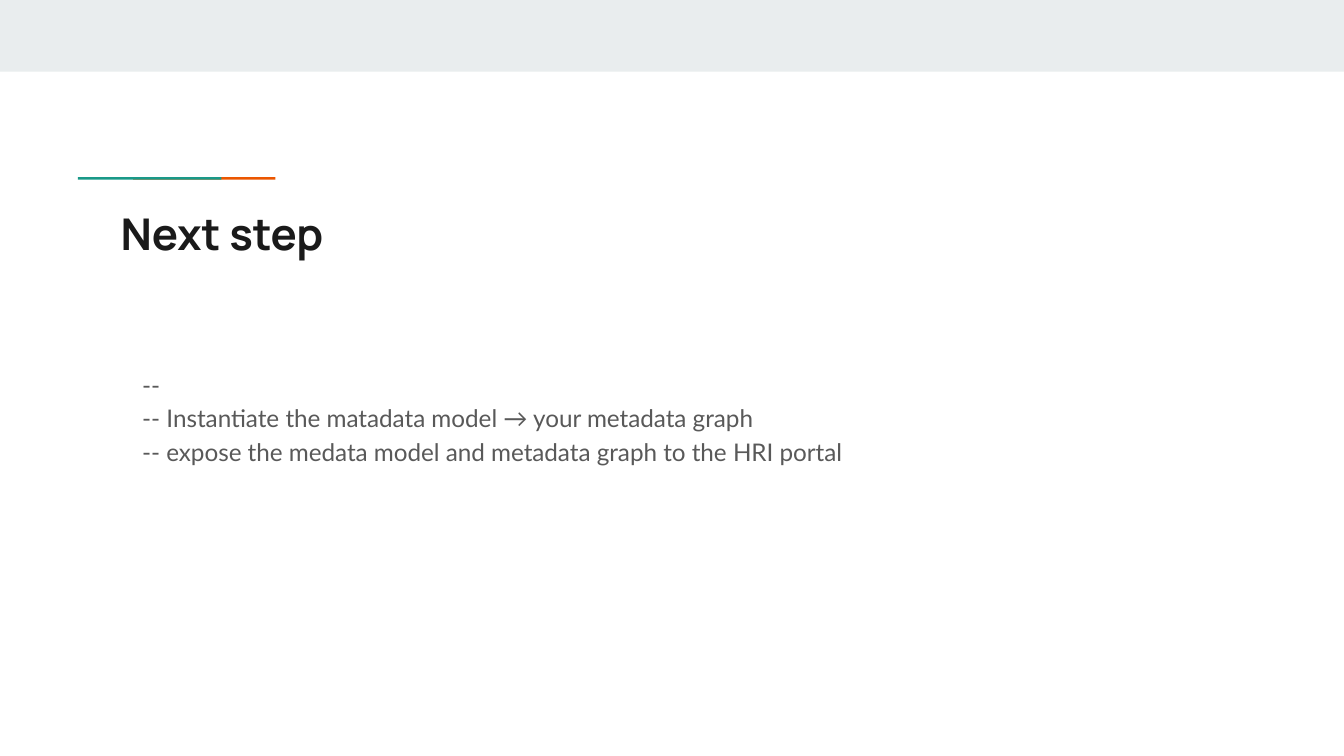
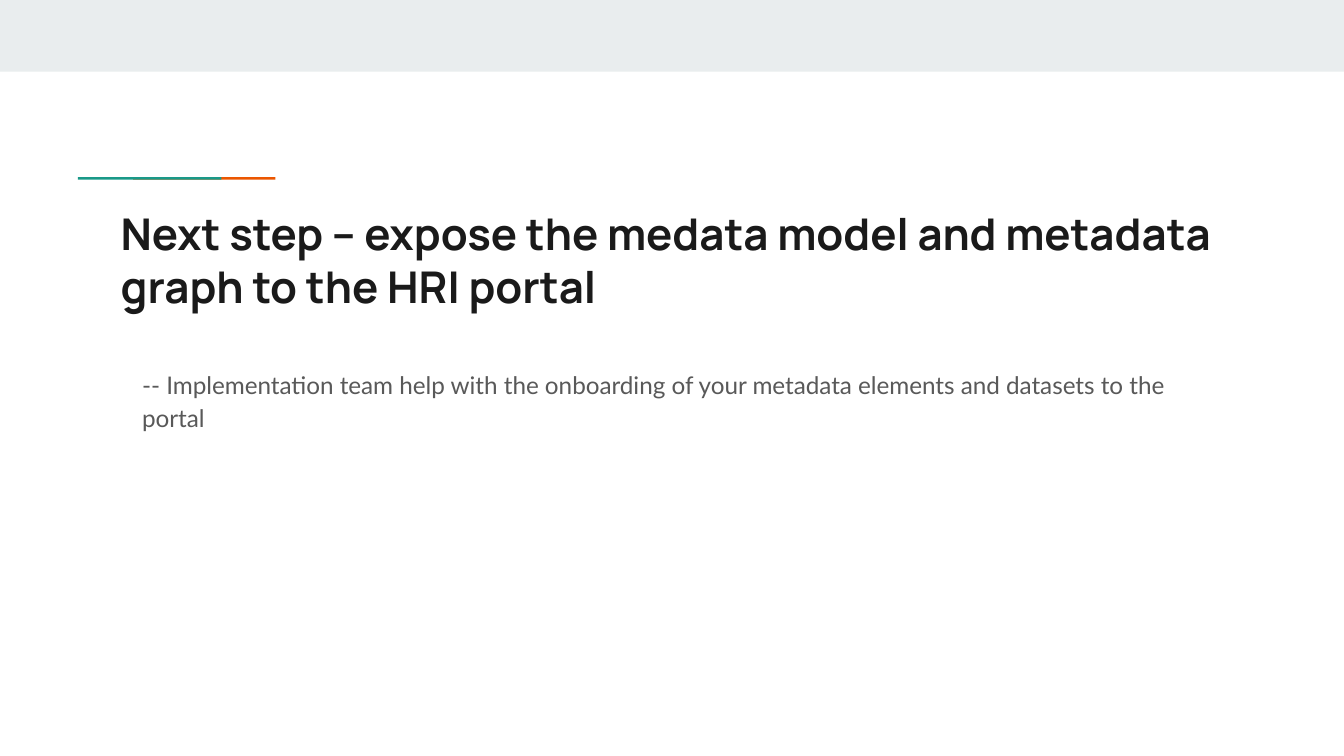
Before and after one commit to Health-RI/health-ri-metadata, a slide deck: slide 22 of Presentations/[DRAFT]HRI_Metadata_Schema_ImagingGroup_KickOff.pptx. Drawn at 1344x756 pixels with LibreOffice and Linux fonts; fonts in the diff are those of the drawing. Boxes give left, top, right and bottom in pixels: in the first picture for what was removed or moved away, otherwise in the second. Text is boxed around its words. In the diff, an @@ line names an element or a change of style, - is before the commit and + after.

```diff
--- a/Presentations/[DRAFT]HRI_Metadata_Schema_ImagingGroup_KickOff.pptx
+++ b/Presentations/[DRAFT]HRI_Metadata_Schema_ImagingGroup_KickOff.pptx
@@ title at box(121, 218, 1210, 314): text changed @@
-Next step
+Next step -- expose the medata model and metadata graph to the HRI portal
@@ text at box(142, 376, 1164, 431): text changed @@
---
--- Instantiate the matadata model → your metadata graph
--- expose the medata model and metadata graph to the HRI portal
+-- Implementation team help with the onboarding of your metadata elements and datasets to the portal
```
Also in this commit, not shown: 2 other slides changed, 1 other file.
